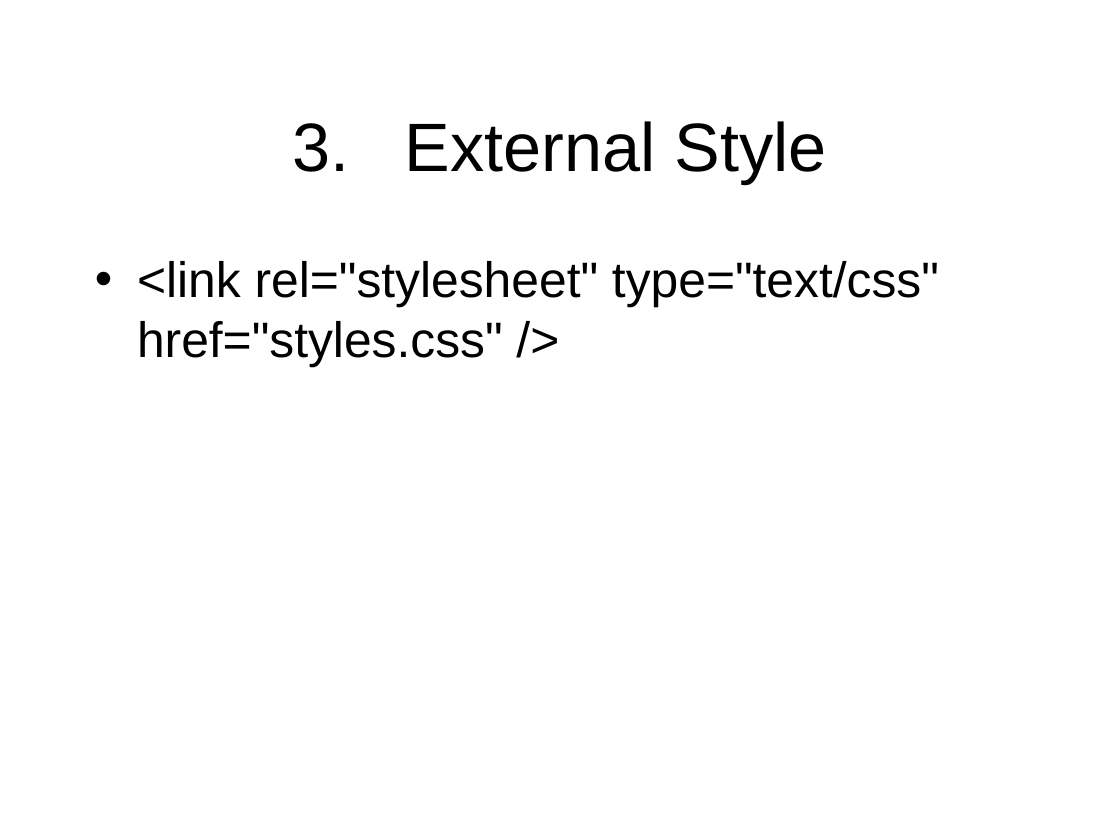
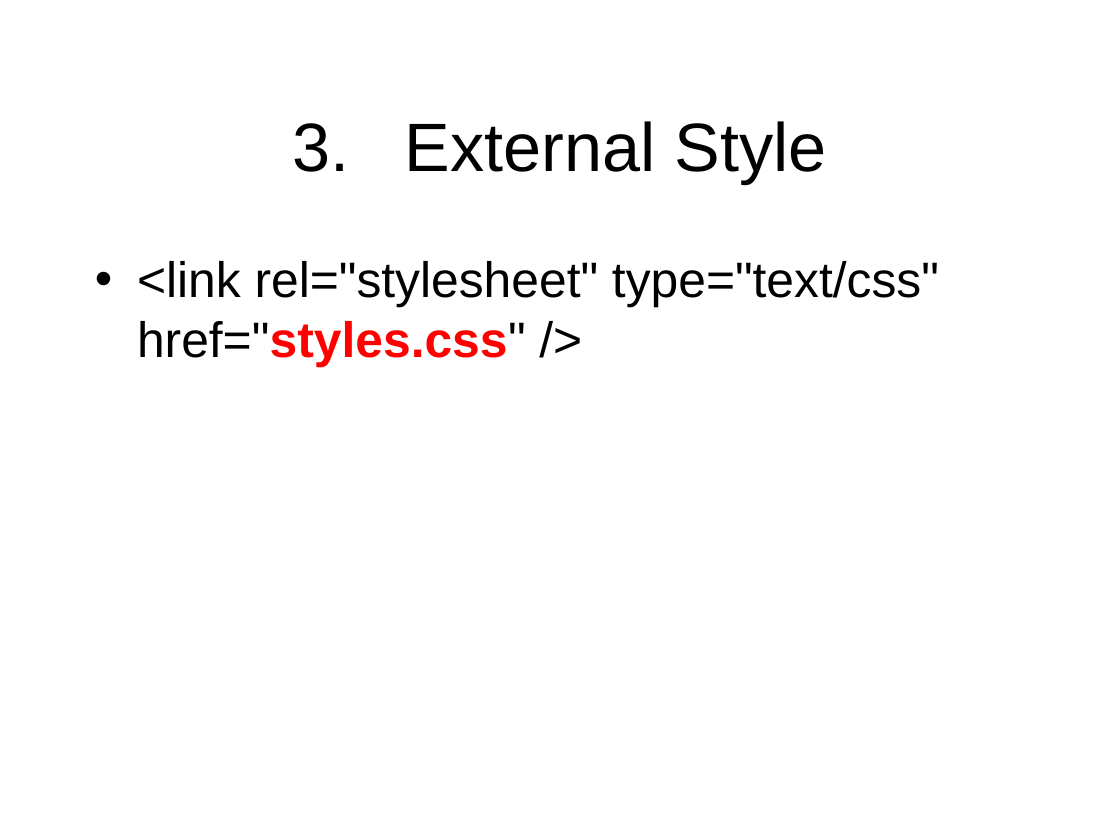
Before and after one commit to octaviordz/zjnu2017.github.io, a slide deck: slide 26 of WAD/lectures/050--CSS.ppt (slide 24 before the commit). Drawn at 1120x840 pixels with LibreOffice and Linux fonts; fonts in the diff are those of the drawing. Boxes give left, top, right and bottom in pixels: in the first picture for what was removed or moved away, otherwise in the second. Text is boxed around its words. In the diff, an @@ line names an element or a change of style, - is before the commit and + after.

```diff
--- a/WAD/lectures/050--CSS.ppt
+++ b/WAD/lectures/050--CSS.ppt
@@ text "<link rel="stylesheet" type="text/css" href="styles.css" />" at <box>137,261,939,368</box>: text colour #000000 to #FF0000, bold on in "href="styles.css"" @@
```
Also in this commit, not shown: 6 other slides changed, 26 slides added, 1 slide removed, 2 other files.
